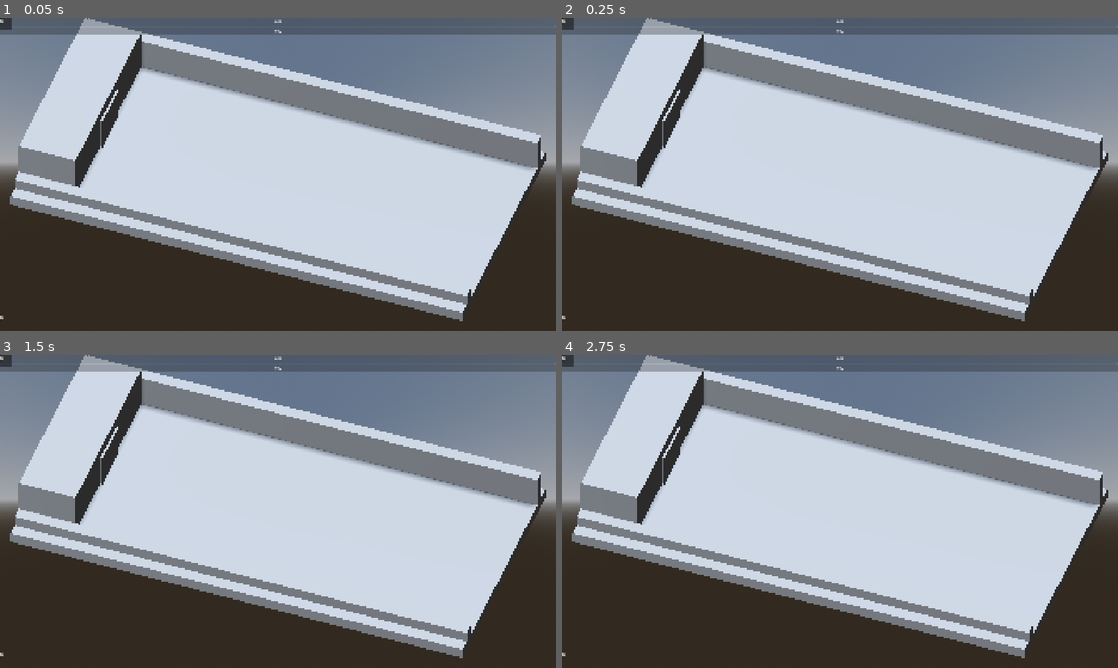
Above: before the commit, frames 1-4 (two rows, left to right).
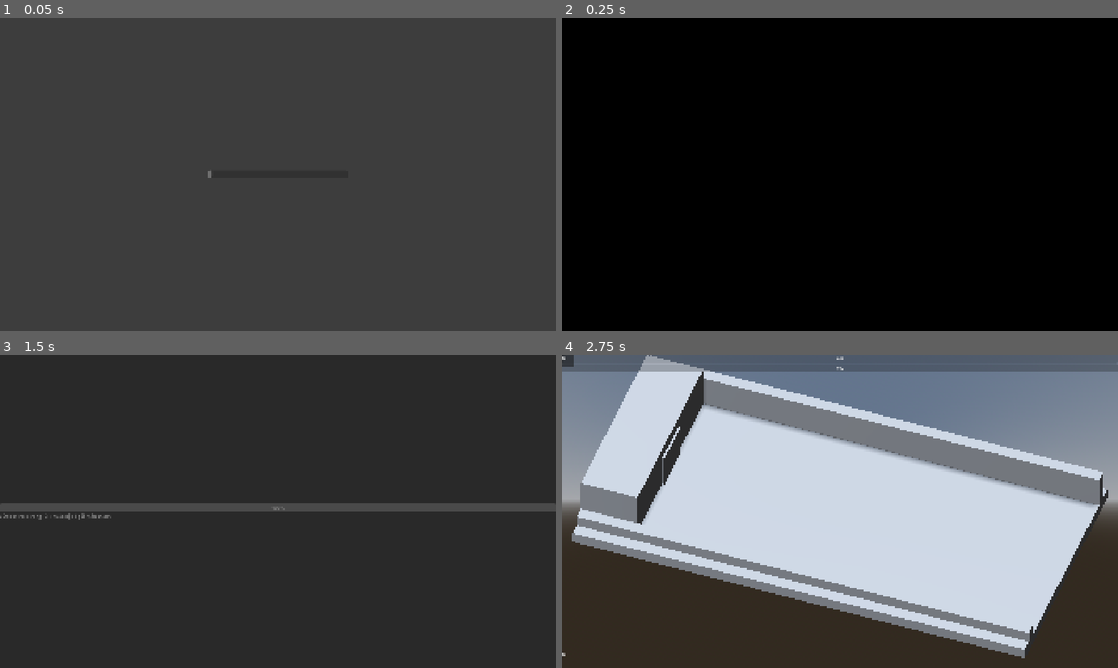
Above: after the commit, the same moments.

Repository: Rawisl/Godot_Roguelite3D_Gr8
Game: Godot game, scene res://ui/screens/boot.tscn
Same seed, same stepped clock (60 frames per second), same inputs: the game is played once before the commit and once after it. Before the commit the project starts from res://main.tscn.
Inputs (mouse positions are in pixels of both pictures, inside the frame that each line leads up to):
- Up to frame 1 (0.05 s): no input
- Up to frame 2 (0.25 s): no input
- Up to frame 3 (1.5 s): tap Enter (ui_accept) at 0.5, 0.77 s; move the mouse to (400, 495) at 0.52 s; hold D (move_right) 0.53-1.28 s; tap F at 0.6 s; click (400, 495) at 0.67 s; move the mouse to (166, 527) at 1.27 s; hold S (move_down) from 1.28 s (still down); tap T at 1.35 s
- Up to frame 4 (2.75 s): tap Enter (ui_accept) at 1.52 s; move the mouse to (895, 442) at 2.02 s; release S (move_down) at 2.03 s; hold D (move_right) from 2.03 s (still down); tap P at 2.1 s

The runs differ from the first frame. In frame 1, 98% of the frame differs, in the area x 0-100%, y 0-100%; in frame 2, 100%; in frame 3, 75%; in frame 4, nothing differs.

Commit message:
[chore]: set boot screen as main scene (3.1)

Diff:
--- a/project.godot
+++ b/project.godot
@@ -11,7 +11,7 @@
 [application]
 
 config/name="Group 8 Project"
-run/main_scene="uid://og55jctucxje"
+run/main_scene="uid://255psr2byxet"
 config/features=PackedStringArray("4.7", "GL Compatibility")
 config/icon="res://icon.svg"
 
